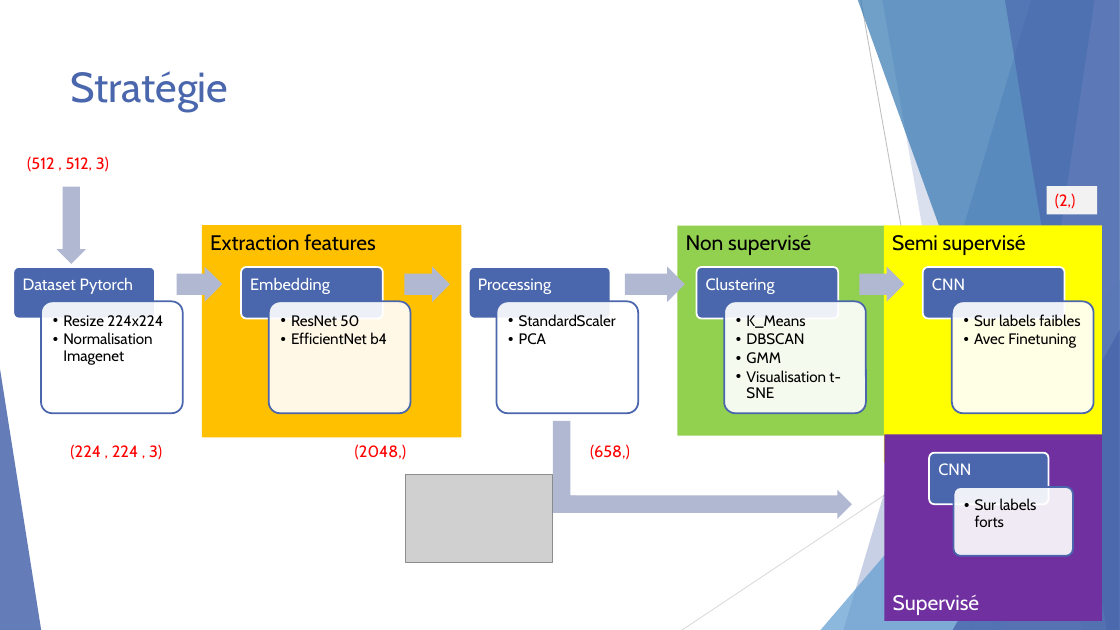
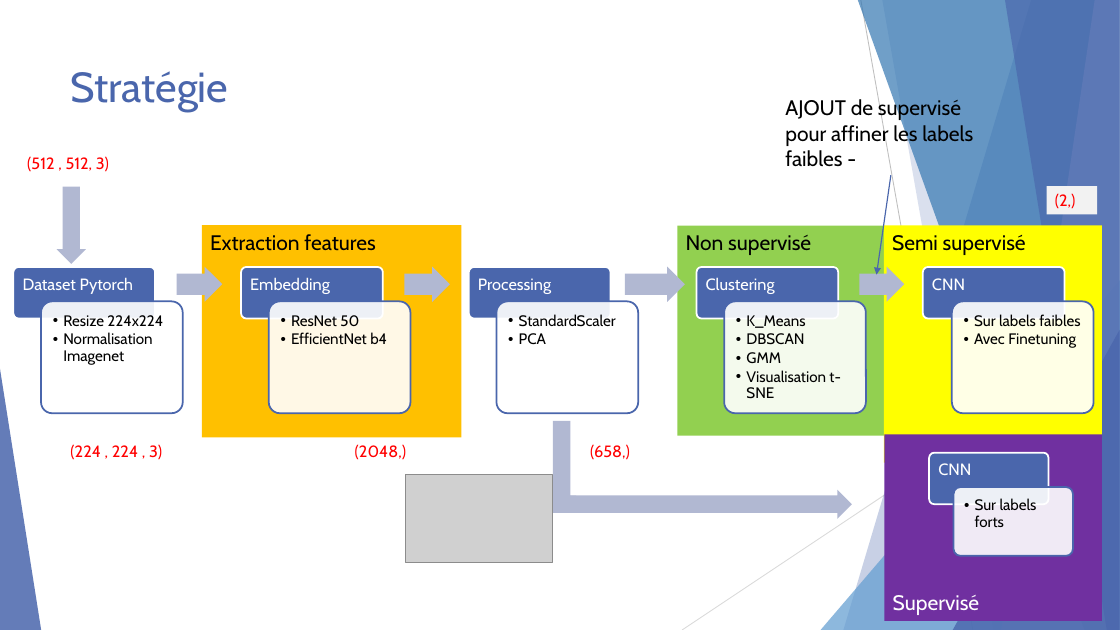
Before and after one commit to KL38/OC_P7_DL_SSL_Brain-Tumor-Detection, a slide deck: slide 3 of Lebayle_Kevin_7_présentation_13.04.26.pptx. Drawn at 1120x630 pixels with LibreOffice and Linux fonts; fonts in the diff are those of the drawing; grey boxes stand for pictures. Boxes give left, top, right and bottom in pixels: in the first picture for what was removed or moved away, otherwise in the second. Text is boxed around its words. In the diff, an @@ line names an element or a change of style, - is before the commit and + after.

```diff
--- a/Lebayle_Kevin_7_présentation_13.04.26.pptx
+++ b/Lebayle_Kevin_7_présentation_13.04.26.pptx
@@ text added at (x1=785, y1=98, x2=973, y2=166), 18 pt, text #000000 @@
+AJOUT de supervisé pour affiner les labels faibles -
@@ arrow added from (891, 176) to (876, 275), #4A66AC 1 pt @@
```
Also in this commit, not shown: 4 other slides changed, 1 slide added, 35 other files.
